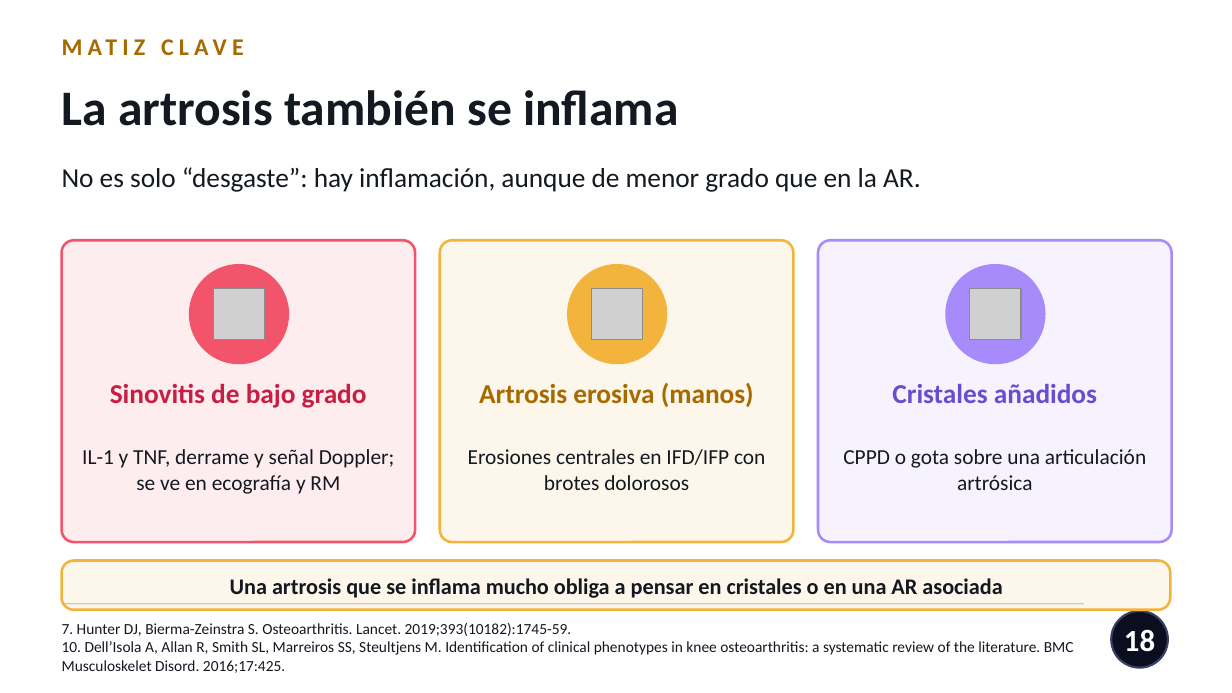
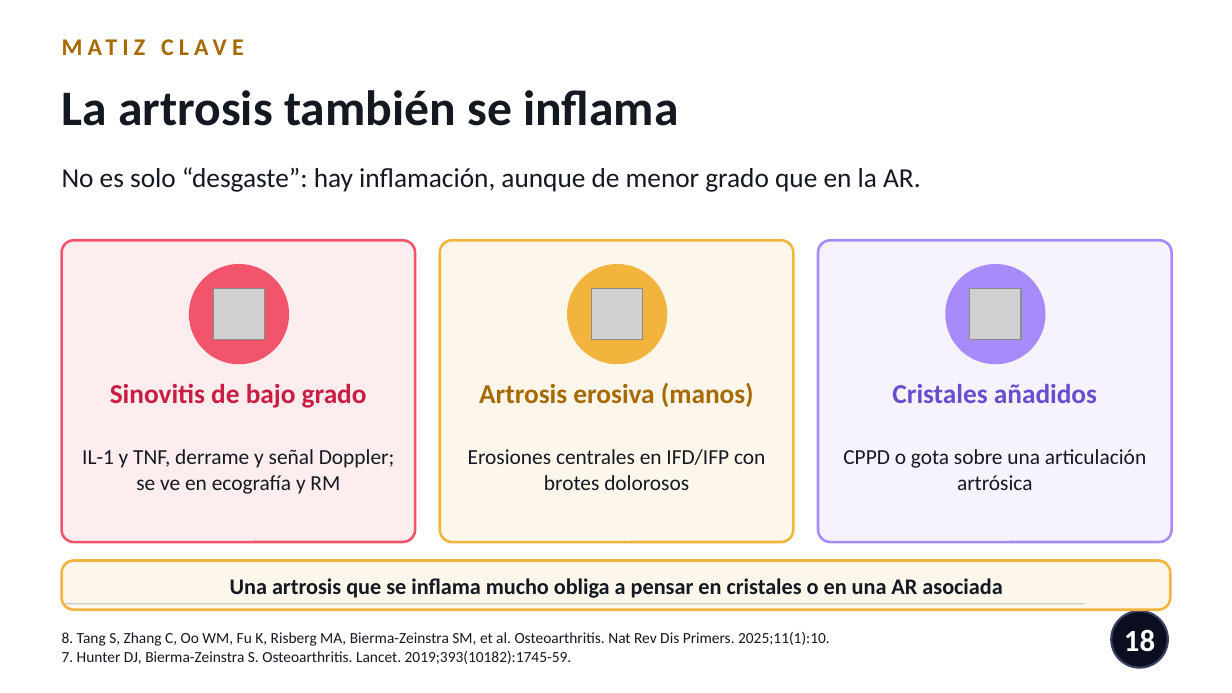
Before and after one commit to nestor120512/nes, a slide deck: slide 18 of Dx_AR_vs_artrosis.pptx. Drawn at 1232x693 pixels with LibreOffice and Linux fonts; fonts in the diff are those of the drawing; grey boxes stand for pictures. Boxes give left, top, right and bottom in pixels: in the first picture for what was removed or moved away, otherwise in the second. Text is boxed around its words. In the diff, an @@ line names an element or a change of style, - is before the commit and + after.

```diff
--- a/Dx_AR_vs_artrosis.pptx
+++ b/Dx_AR_vs_artrosis.pptx
@@ text at [62,632,830,646]: paragraph added @@
+8. Tang S, Zhang C, Oo WM, Fu K, Risberg MA, Bierma-Zeinstra SM, et al. Osteoarthritis. Nat Rev Dis Primers. 2025;11(1):10.
@@ text at [62,641,1074,673]: paragraph removed @@
-10. Dell’Isola A, Allan R, Smith SL, Marreiros SS, Steultjens M. Identification of clinical phenotypes in knee osteoarthritis: a systematic review of the literature. BMC Musculoskelet Disord. 2016;17:425.
```
Also in this commit, not shown: 4 other slides changed.
